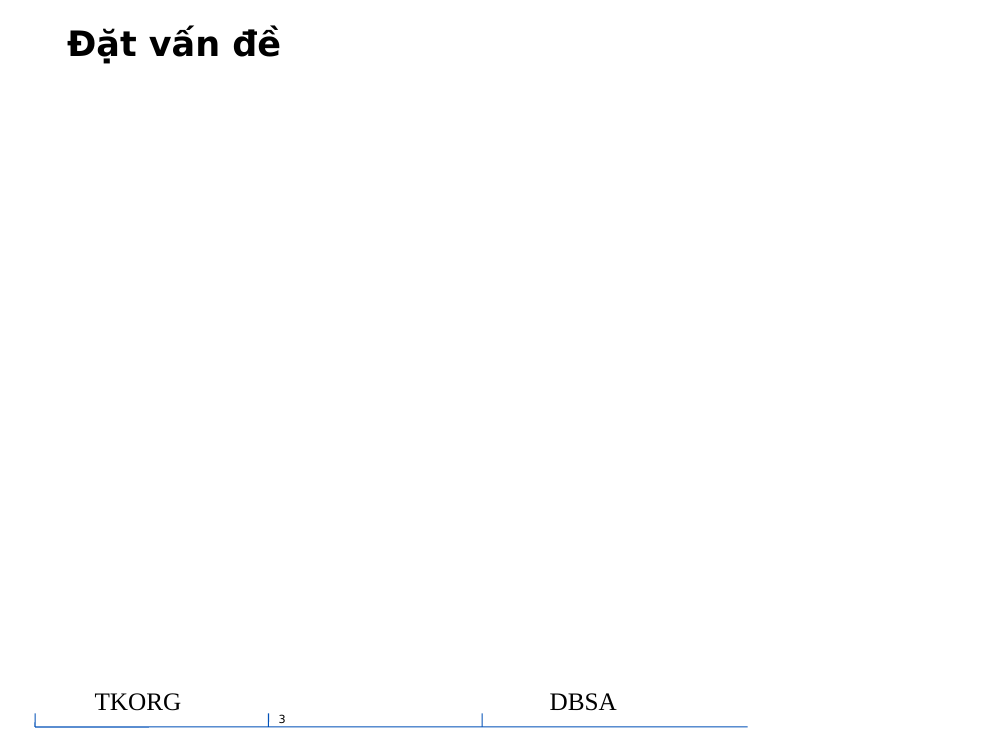
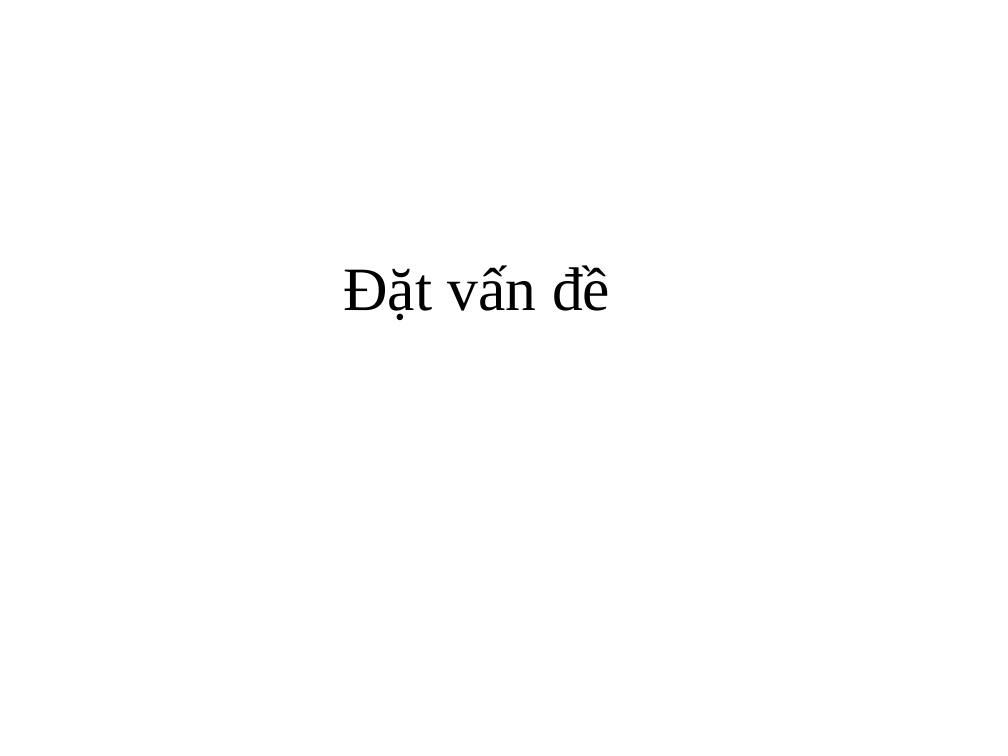
Before and after one commit to tiendv/detaitotnghiep, a slide deck: slide 3 of Report/Bao cao khoa luan/Trinh bay bao cao.ppt. Drawn at 1008x756 pixels with LibreOffice and Linux fonts; fonts in the diff are those of the drawing; background and template pictures are left out. Boxes give left, top, right and bottom in pixels: in the first picture for what was removed or moved away, otherwise in the second. Text is boxed around its words. In the diff, an @@ line names an element or a change of style, - is before the commit and + after.

```diff
--- a/Report/Bao cao khoa luan/Trinh bay bao cao.ppt
+++ b/Report/Bao cao khoa luan/Trinh bay bao cao.ppt
@@ text "Đặt vấn đề": place and size @@
-text "Đặt vấn đề" at [67,28,281,64]
+text "Đặt vấn đề" at [343,265,610,320]
@@ text "Đặt vấn đề" at [343,265,610,320]: size 25 to 44 pt, font DejaVu Sans to Times New Roman, bold off; alignment left to centre; vertical alignment middle to top @@
@@ line removed from (35, 727) to (35, 714) @@
@@ text removed at [95,693,182,711] @@
-TKORG
@@ line removed from (268, 727) to (268, 714) @@
@@ page number removed at [279,714,286,723] @@
-3
@@ line removed from (482, 727) to (482, 714) @@
@@ text removed at [550,693,617,711] @@
-DBSA
@@ line removed from (748, 727) to (35, 727) @@
```
Also in this commit, not shown: 3 other slides changed, 14 slides added, 17 slides removed.
